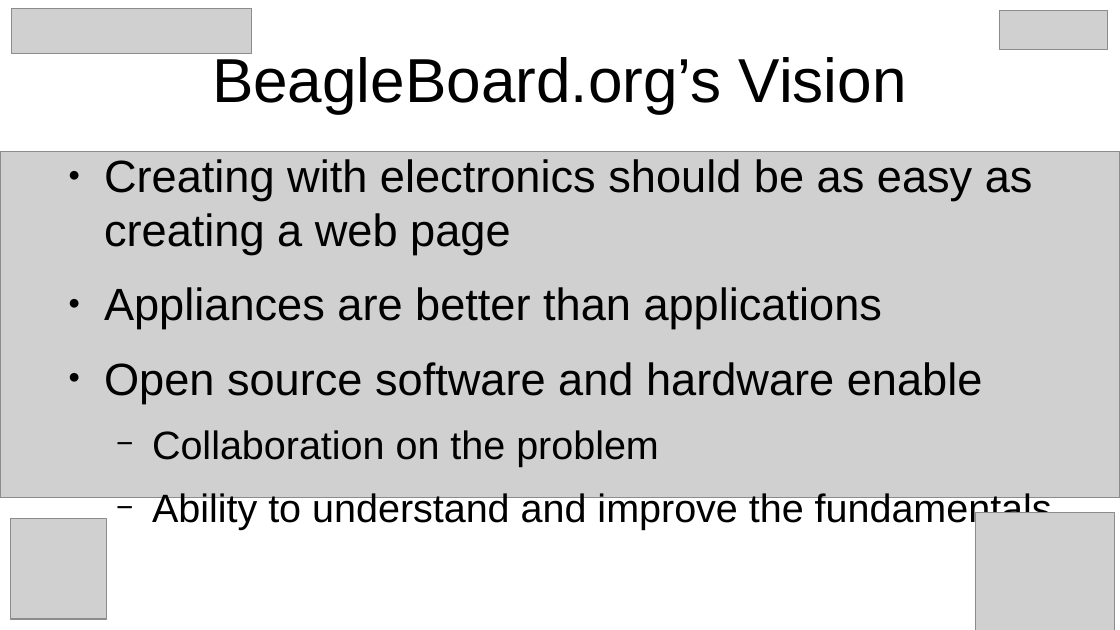
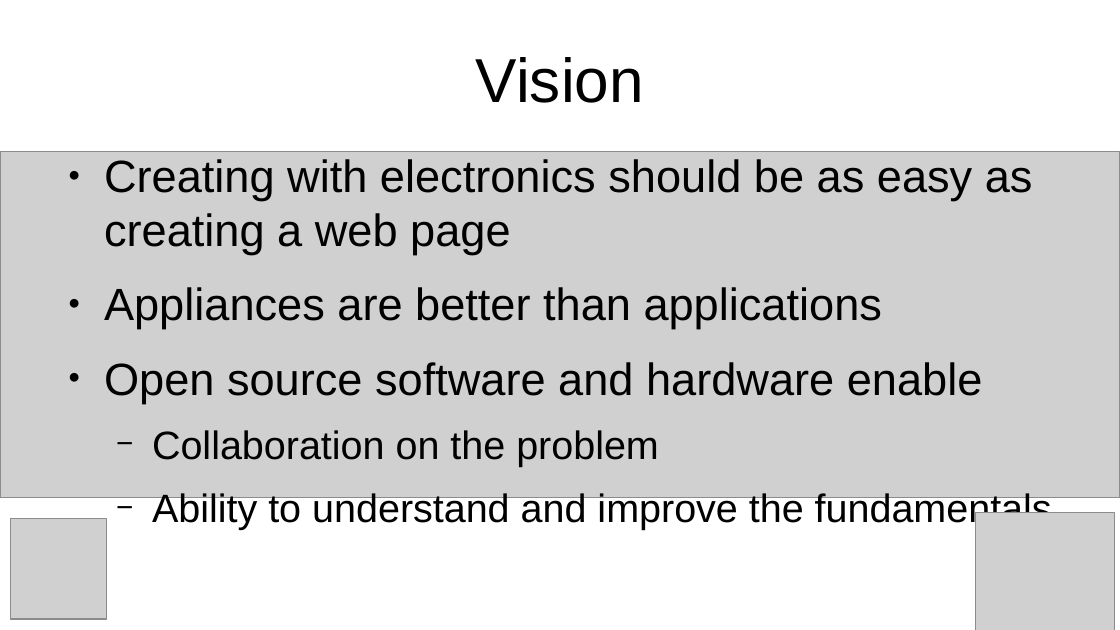
Before and after one commit to e-ale/Slides, a slide deck: slide 12 of pocketbeagle.odp (slide 6 before the commit). Drawn at 1120x630 pixels with LibreOffice and Linux fonts; fonts in the diff are those of the drawing; grey boxes stand for pictures; background and template pictures are left out. Boxes give left, top, right and bottom in pixels: in the first picture for what was removed or moved away, otherwise in the second. Text is boxed around its words. In the diff, an @@ line names an element or a change of style, - is before the commit and + after.

```diff
--- a/pocketbeagle.odp
+++ b/pocketbeagle.odp
@@ picture removed at <box>12,8,252,54</box> @@
@@ picture removed at <box>1000,10,1108,50</box> @@
@@ title at <box>476,57,644,103</box>: text changed @@
-BeagleBoard.org’s Vision
+Vision
```
Also in this commit, not shown: 6 other slides changed, 25 slides added.
